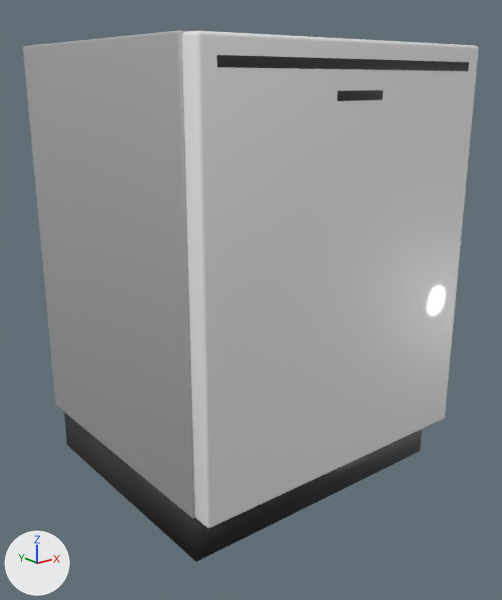
A saved change to the glTF model apps/web/models/products/DUE6EWL2E.glb.
Before and after are seen from a 50 mm lens placed at (-0.821, -1.041, 0.752), pointed at (-0.005, -0.021, 0.344). Every picture has the same lights, and +X, +Y and +Z are marked at lower left. The older version comes first.

Objects in the first picture: 'DUE6EWL2E'.
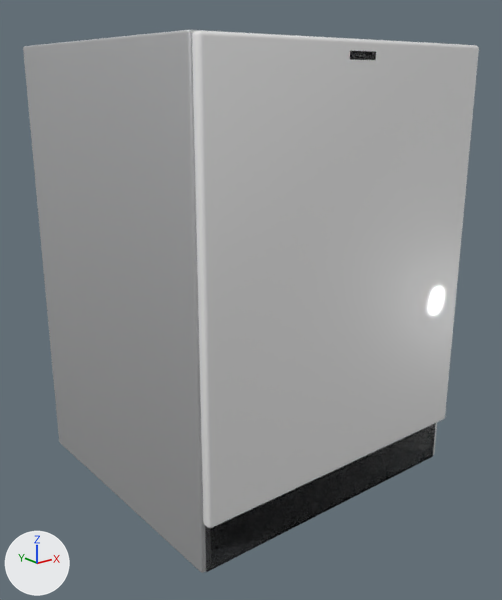
What the commit changed:
Material 'handle' (mat_handle) is new.
Its base color is (0.27, 0.283, 0.296) (grey #8e9194).
Its metallic is 1.0.
Its roughness is 0.25.
me_part is used by ob_due6ewl2e; location (0.0, 0.0, 0.0).
Verts and faces of me_part; kept vertices keep their numbers, new ones are numbered from 392.
me_part had 392 vertices, 764 faces and spanned x -0.299..0.299, y -0.283..0.283, z 0.0..0.815.
me_part now has 388 vertices, 756 faces and spans x -0.299..0.299, y -0.283..0.283, z 0.0..0.815.
me_part part 1: the loose piece of 96 vertices spanning x -0.299..0.299, y -0.242..0.283, z 0.09..0.815 is multiplied about its middle by the matrix ((0.998, 0.0, 0.0), (0.0, 1.039, 0.0), (0.0, 0.0, 1.123)), then moved by (0.0, -0.011, -0.045).
me_part part 2: the loose piece of 96 vertices spanning x -0.269..0.269, y -0.283..-0.28, z 0.77..0.785 is scaled about its middle by (0.106, 0.667, 0.958), then moved by (0.0, -0.001, 0.013), in mat_display (black #0e1012).
me_part part 3: the loose piece of 96 vertices spanning x -0.298..0.298, y -0.282..-0.242, z 0.092..0.813 is rebuilt with 96 vertices and now spans x -0.297..0.297, y -0.283..-0.264, z 0.092..0.813.
me_part part 4: the loose piece of 96 vertices spanning x -0.05..0.05, y -0.283..-0.28, z 0.725..0.74 is deleted.
me_part part 5: the loose piece of 8 vertices spanning x -0.289..0.289, y -0.232..0.263, z 0.0..0.09 is deleted.
Part 6, on me_part:
New vertex 392 is at (-0.291, -0.264, 0.0), pixel (206, 572).
New vertex 393 is at (-0.291, -0.264, 0.09), pixel (205, 524).
New vertex 394 is at (0.291, -0.264, 0.0), pixel (432, 456).
New vertex 395 is at (0.291, -0.264, 0.09).
New faces: (392, 393, 395), (392, 395, 394), (393, 394, 395), (392, 394, 393) (mat_trim (dark grey #2b2d30)).
Other edits to the shape of me_part do not show in these pictures.
me_part gains material mat_handle (grey #8e9194).

Where the change shows, as pixel boxes (x1, y1, x2, y2) in the pictures (502 x 600 px; the box of a moved part takes in the faces that stretch with it):
'DUE6EWL2E', reshaped
    before: (23, 30, 479, 562)
    after: (23, 30, 479, 573)
part 1 of me_part, moved or reshaped
    before: (23, 30, 196, 519)
    after: (23, 30, 465, 573)
part 2 of me_part, moved or reshaped
    before: (217, 55, 469, 71)
    after: (350, 51, 376, 60)
part 3 of me_part, rebuilt
    before: (182, 31, 479, 528)
    after: (192, 31, 479, 528)
part 4 of me_part, deleted (black)
    before: (337, 90, 383, 101)
part 5 of me_part, deleted
    before: (64, 412, 422, 562)
part 6 of me_part, added
    after: (205, 423, 436, 572)
